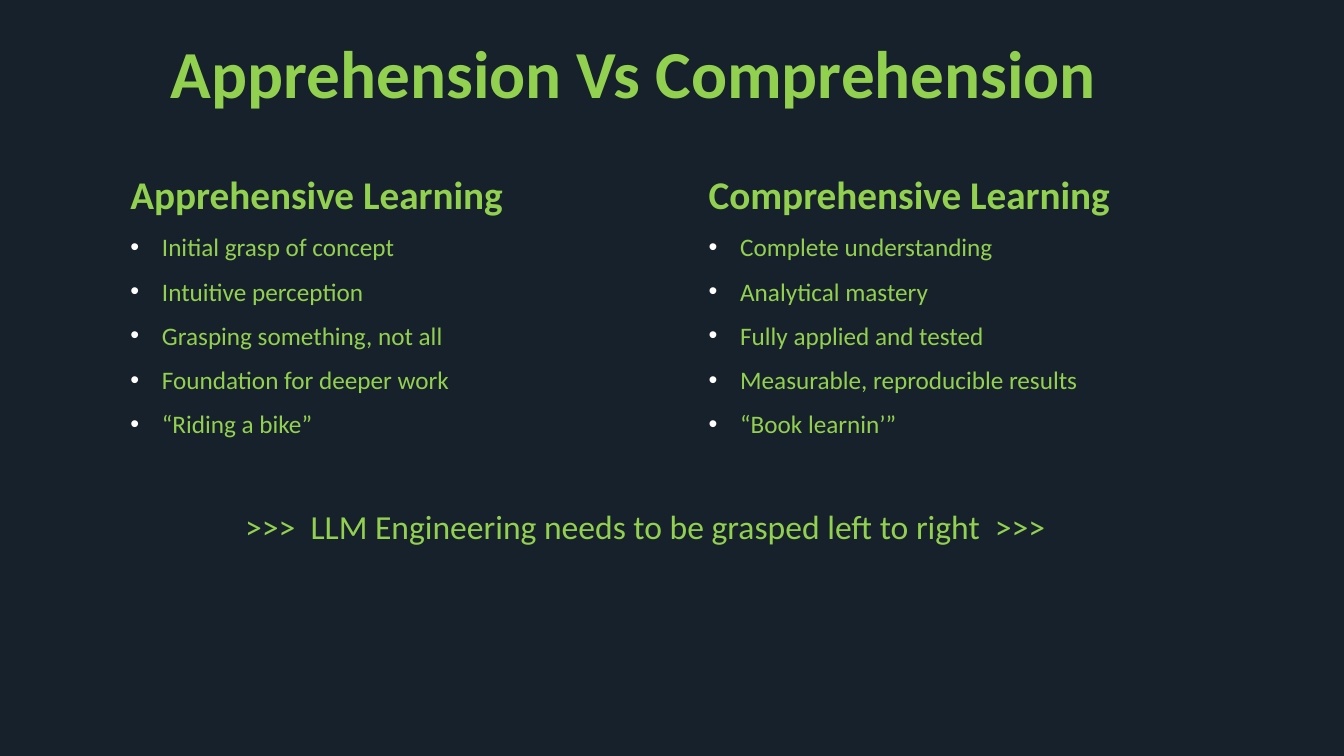
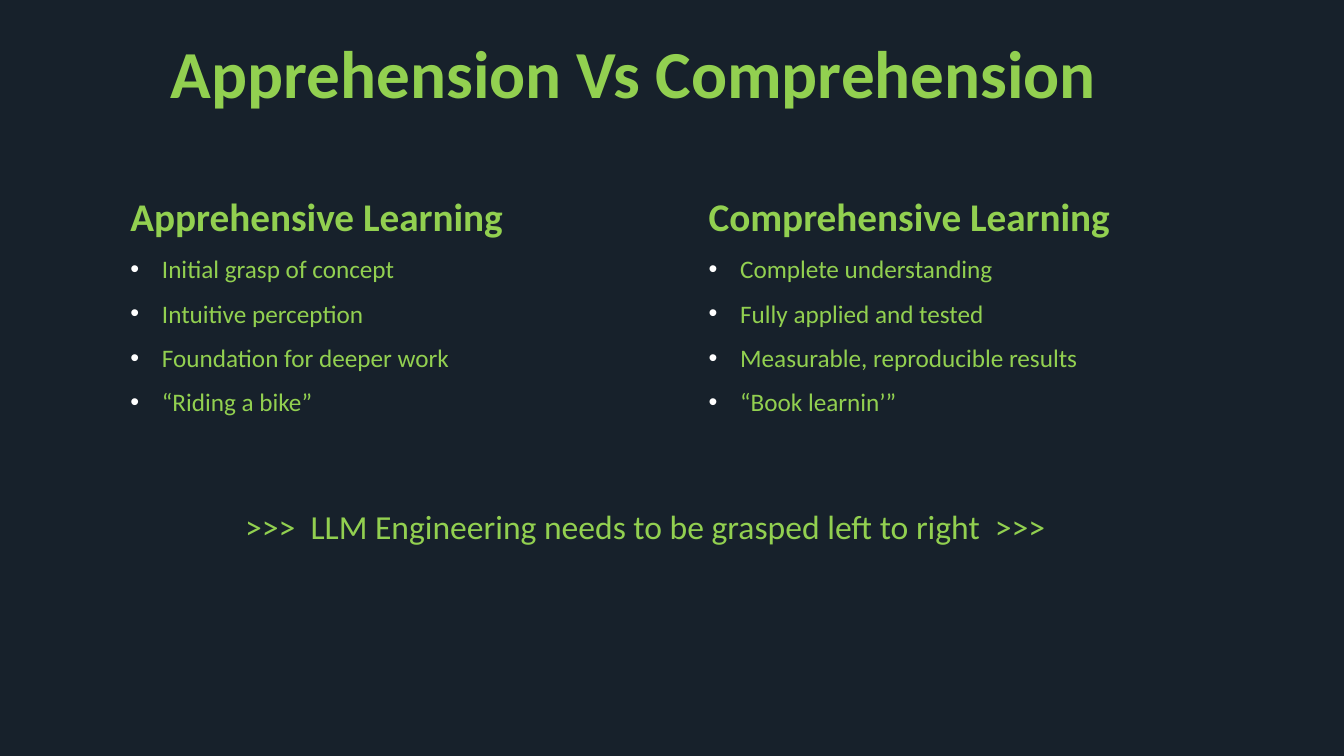
Before and after one commit to 5thgenfinance/full-stack-actuarial, a slide deck: slide 4 of Actuarial Generative Context Engineering Made Simple.pptx (slide 3 before the commit). Drawn at 1344x756 pixels with LibreOffice and Linux fonts; fonts in the diff are those of the drawing; background and template pictures are left out. Boxes give left, top, right and bottom in pixels: in the first picture for what was removed or moved away, otherwise in the second. Text is boxed around its words. In the diff, an @@ line names an element or a change of style, - is before the commit and + after.

```diff
--- a/Actuarial Generative Context Engineering Made Simple.pptx
+++ b/Actuarial Generative Context Engineering Made Simple.pptx
@@ text at (x1=740, y1=283, x2=928, y2=305): paragraph removed @@
-• Analytical mastery
@@ text at (x1=162, y1=327, x2=443, y2=350): paragraph removed @@
-• Grasping something, not all
```
Also in this commit, not shown: 2 other slides changed, 4 slides added, 1 other file.
